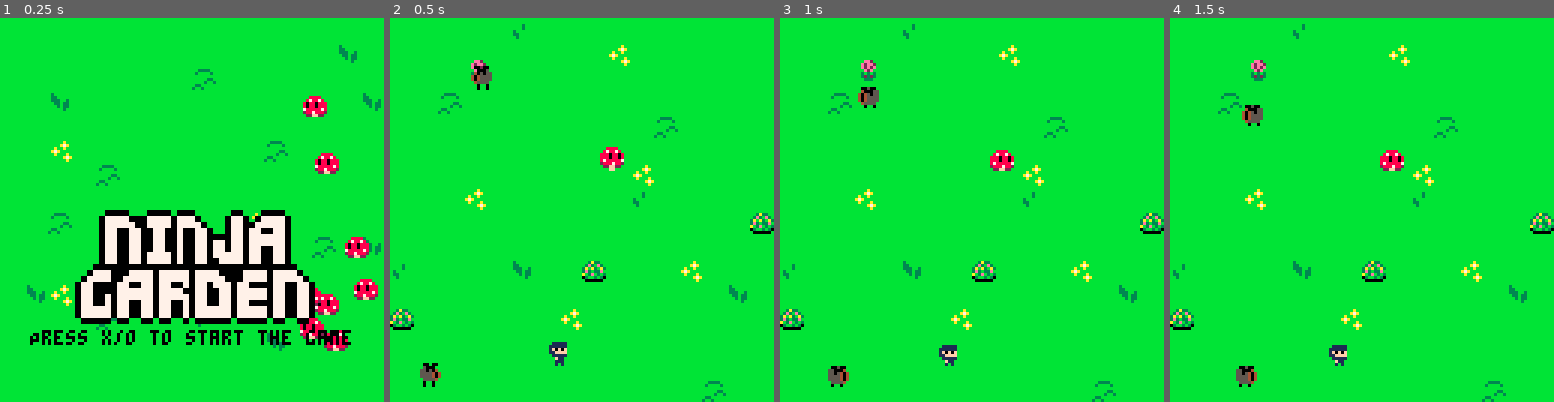
Above: before the commit, frames 1-4 (left to right).
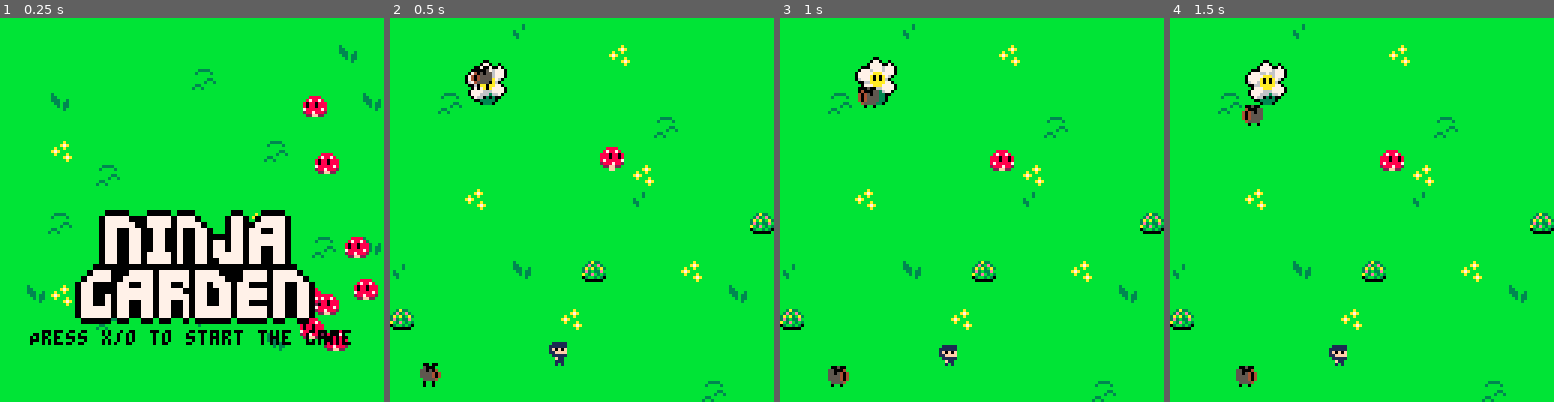
Above: after the commit, the same moments.

Repository: SnoozeTime/Spring2D_2025
Game: PICO-8 cartridge spring.p8
Two runs of this game, one before a commit and one after it. Both use one fixed random seed, a clock stepped at 60 frames per second and the inputs below.
Inputs:
- Up to frame 1 (0.25 s): no input
- Up to frame 2 (0.5 s): tap X (X key) at 0.33 s
- Up to frame 3 (1 s): tap O (Z key) at 0.7 s
- Up to frame 4 (1.5 s): tap X (X key) at 1.07 s

Frame 1 is identical in both runs. In frame 2, 0.8% of the frame differs, in the area x 19-31%, y 10-23%; in frame 3, 0.8%; in frame 4, 1.0%.

Commit message:
chjange sprite for rose

Diff:
--- a/rose.lua
+++ b/rose.lua
@@ -10,13 +10,13 @@
   self.withering = false
   o.anim = anim:new{
     t = 0,
-    trans_color = 6,
+    trans_color = 5,
     frame = 1,
-    frame_length = 0,
+    frame_length = 10,
     -- Only one frame.
-    frames = {8},
-    w = 1,
-    h = 1,
+    frames = {64,66,68},
+    w = 2,
+    h = 2,
     loop = true,
   }
   return o
--- a/spring.p8
+++ b/spring.p8
@@ -45,22 +45,22 @@
 000000005555404666666666666ee666bbabbbab6f11111600000000000000000000000000000000000000000000000000000000000000000000000000000000
 00000000655554666666666666666666bbbbba7a6661116600000000000000000000000000000000000000000000000000000000000000000000000000000000
 00000000606606666666666666666666bbbbbbab6616661600000000000000000000000000000000000000000000000000000000000000000000000000000000
-00000000000000000000055555500000000000000000000000000555555000000000000000000000000005555550000000000000000000000000000000000000
-00000555555000000000566666650000000005555550000000005666666500000000055555500000000056666665000000000000000000000000000000000000
-00005666666500000000566161650000000056666665000000005661616500000000566666650000000056616165000000000000000000000000000000000000
-00005661616500000000566666650000000056616165000000005666666500000000566161650000000056666665000000000000000000000000000000000000
-00005666666500000000556666650000000056666665000000005566666500000000566666650000000055666665000000000000000000000000000000000000
-00005566666500000060056565650600000055666665000000000565656500000000556666650000000005656565000000000000000000000000000000000000
-00000565656506000066055555506000000005656565000000000555555000000000056565650000000005555550000000000000000000000000000000000000
-00600555555066000006606660066000000005555550000000000066600000000000055555500000000000666000000000000000000000000000000000000000
-00660066600660000000656666660000000000666000000000006566666000000000006660000000000065666660000000000000000000000000000000000000
-00066566666600000000055555600000000065666660000000006555556000000000656666600000000065555560000000000000000000000000000000000000
-00000555556000000000005666600000000065555560000000060056666600000000655555600000000600566666000000000000000000000000000000000000
-00000056660000000000005555000000000600566666000000000055556000000006005666660000000000555560000000000000000000000000000000000000
-00000055550000000000006666000000000000555560000000000066500000000000005555600000000000556000000000000000000000000000000000000000
-00000066660000000000006560000000000000666660000000000066500000000000006666600000000000556000000000000000000000000000000000000000
-00000060600000000000006060000000000005550660000000000566500000000000066605500000000006556000000000000000000000000000000000000000
-00000060600000000000006060000000000055000066000000000066000000000000660000550000000000500000000000000000000000000000000000000000
+55555555555555555555550055555555555555500555555500000000000000000000000000000000000000000000000000000000000000000000000000000000
+55555500555555555555507705505555555555077055055500000000000000000000000000000000000000000000000000000000000000000000000000000000
+55555077055055555555077770070555555550777700705500000000000000000000000000000000000000000000000000000000000000000000000000000000
+55550777700705555500077776777055555000777767770500000000000000000000000000000000000000000000000000000000000000000000000000000000
+55000777767770555077767776777055550777677767770500000000000000000000000000000000000000000000000000000000000000000000000000000000
+5077766766777055077777aaa77770555077777aaa77770500000000000000000000000000000000000000000000000000000000000000000000000000000000
+077777aaa677705507777a0a0a760555507777a0a0a7605500000000000000000000000000000000000000000000000000000000000000000000000000000000
+07777a0a0a76055506777a0a0a605555506777a0a0a6055500000000000000000000000000000000000000000000000000000000000000000000000000000000
+06776a0a0a60555550066aaaaa770555550066aaaaa7705500000000000000000000000000000000000000000000000000000000000000000000000000000000
+50066aaaaa770555550777aaa77770555550777aaa77770500000000000000000000000000000000000000000000000000000000000000000000000000000000
+550777aaa77770555077777667777055550777776677770500000000000000000000000000000000000000000000000000000000000000000000000000000000
+50777766677770555077776636770555550777766366705500000000000000000000000000000000000000000000000000000000000000000000000000000000
+50777666366705555507660333005555555076603030055500000000000000000000000000000000000000000000000000000000000000000000000000000000
+55076603030055555550333333055555555003333305555500000000000000000000000000000000000000000000000000000000000000000000000000000000
+55500333330555555555033333055555555550333055555500000000000000000000000000000000000000000000000000000000000000000000000000000000
+55555033305555555555503330555555555555033055555500000000000000000000000000000000000000000000000000000000000000000000000000000000
 00000000000000000000000000000000000000000000000000000000000000000000000000000000000000000000000000000000000000000000000000000000
 00000000000000000000000000000000000000000000000000000000000000000000000000000000000000000000000000000000000000000000000000000000
 00000000000000000000000000000000000000000000000000000000000000000000000000000000000000000000000000000000000000000000000000000000
Not shown, added: Assets/Sprites/flower.png
Not shown, added: Assets/Sprites/flower.pyxel
